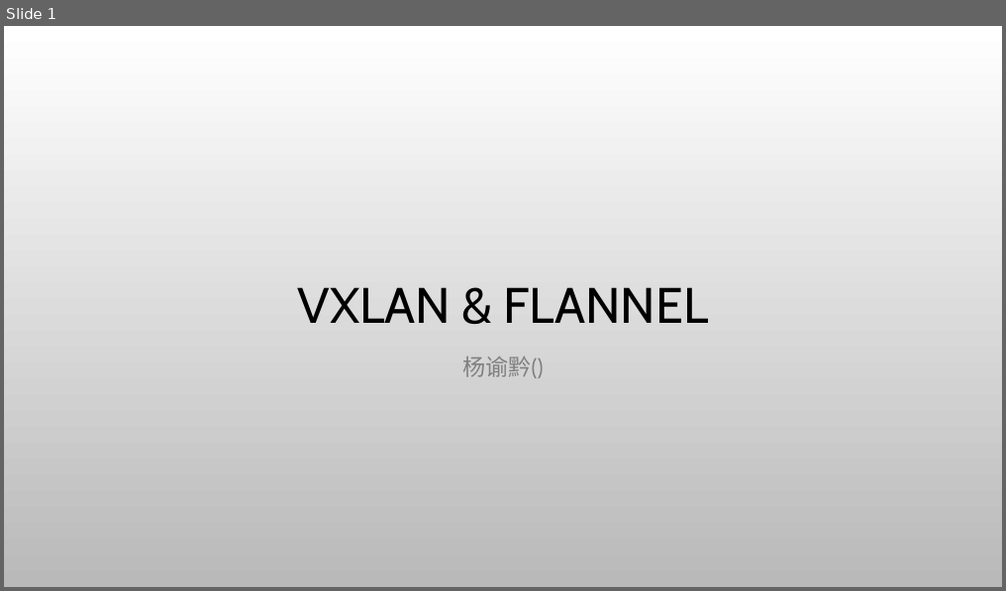
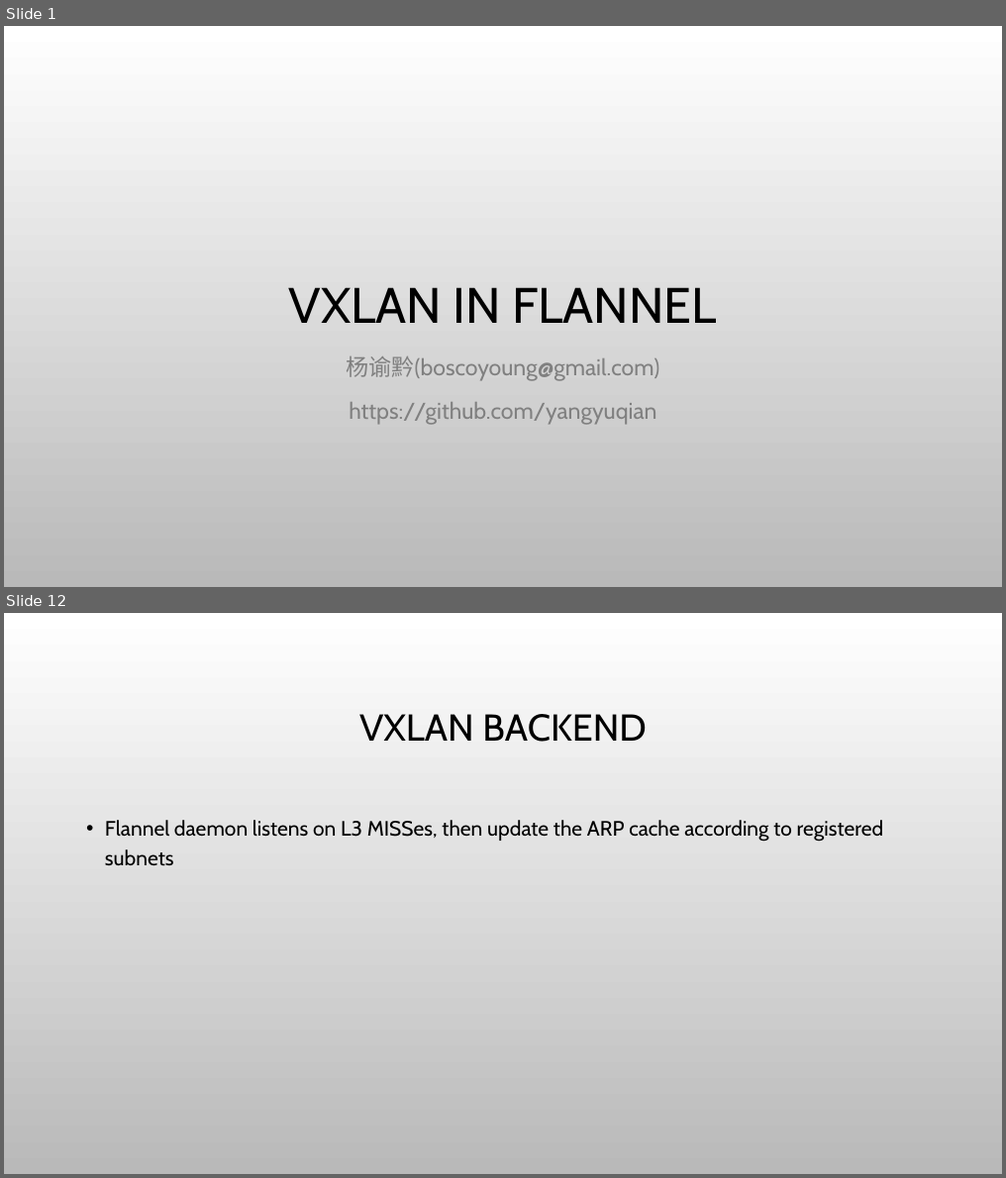
Before and after one commit to yangyuqian/k8s-the-hard-way, a slide deck: ppt/vxlan-flannel-cn.pptx. Shown one above the other, each under a label of ours: slide 1 before the commit, slides 1 and 12 after it; the slides between them are not shown. The pictures are 1006x591 and 1006x1178 pixels, drawn with LibreOffice and Linux fonts; fonts in the diff are those of the drawing; background and template pictures are left out. Boxes give left, top, right and bottom in pixels: in the first picture for what was removed or moved away, otherwise in the second. Text is boxed around its words. In the diff, an @@ line names an element or a change of style, - is before the commit and + after.

```diff
--- a/ppt/vxlan-flannel-cn.pptx
+++ b/ppt/vxlan-flannel-cn.pptx
@@ slide 12 added at bbox=[4, 613, 1002, 1174], background picture (left out) @@
@@ title added at bbox=[359, 714, 647, 742], 36 pt, text #000000 @@
+VXLAN BACKEND
@@ text added at bbox=[105, 820, 884, 866], 20 pt, text #000000 @@
+• Flannel daemon listens on L3 MISSes, then update the ARP cache according to registered subnets
@@ slide 1 changed as well @@
@@ title at bbox=[289, 287, 717, 323]: text changed @@
-VXLAN & FLANNEL
+VXLAN IN FLANNEL
@@ subtitle at bbox=[346, 357, 659, 425]: text changed @@
-杨谕黔()
+杨谕黔(boscoyoung@gmail.com)
+https://github.com/yangyuqian
```
Also in this commit, not shown: 11 other slides added.
